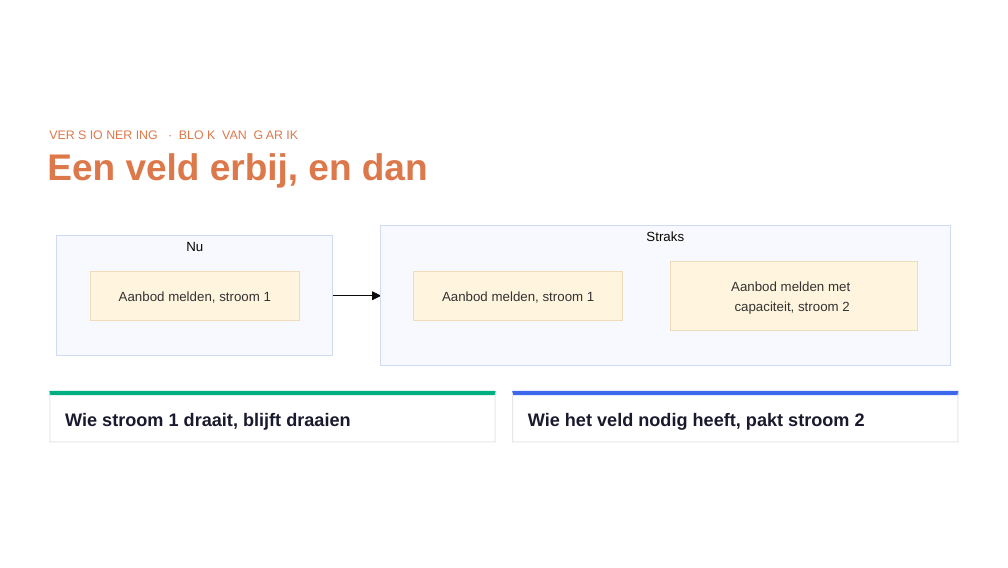
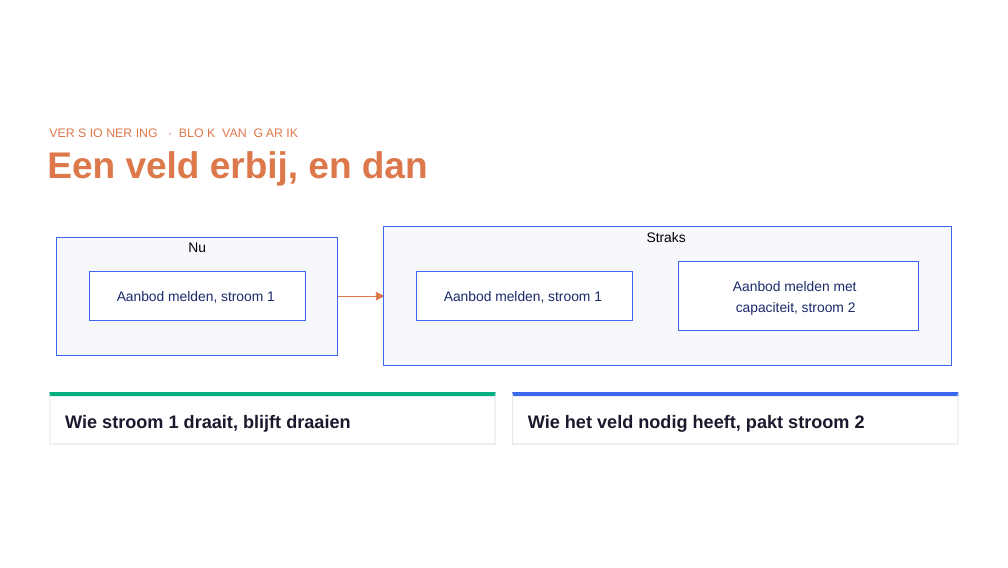
Before and after one commit to Npuls-OKx/meta, a slide deck: slide 39 of presentaties/export/260930_kerngroep_techniek/260930_kerngroep_techniek.pptx (slide 36 before the commit). Drawn at 1008x568 pixels with LibreOffice and Linux fonts; fonts in the diff are those of the drawing; background and template pictures are left out. Boxes give left, top, right and bottom in pixels: in the first picture for what was removed or moved away, otherwise in the second. Text is boxed around its words. In the diff, an @@ line names an element or a change of style, - is before the commit and + after.

```diff
--- a/presentaties/export/260930_kerngroep_techniek/260930_kerngroep_techniek.pptx
+++ b/presentaties/export/260930_kerngroep_techniek/260930_kerngroep_techniek.pptx
@@ freeform shape at [56, 237, 338, 354]: fill #F7F9FF to #F7F8FB @@
@@ freeform shape at [56, 237, 338, 354]: outline #CFDBF3 0.68 pt to #3D68EC 0.65 pt @@
@@ freeform shape: place and size @@
-freeform shape at [57, 236, 333, 355]
+freeform shape at [56, 237, 338, 354]
@@ freeform shape: place and size @@
-freeform shape at [57, 236, 333, 355]
+freeform shape at [56, 237, 338, 354]
@@ text "Nu" at [188, 242, 206, 252]: size 9.7 to 10.1 pt, text colour #080600 to #000000 @@
@@ freeform shape at [384, 227, 952, 365]: fill #F7F9FF to #F7F8FB @@
@@ freeform shape at [384, 227, 952, 365]: outline #CFDBF3 0.68 pt to #3D68EC 0.65 pt @@
@@ text "Straks" at [647, 232, 686, 242]: size 9.7 to 10.1 pt, text colour #080600 to #000000 @@
@@ freeform shape: place and size @@
-freeform shape at [670, 262, 917, 330]
+freeform shape at [678, 262, 918, 331]
@@ freeform shape: place and size @@
-freeform shape at [670, 262, 917, 330]
+freeform shape at [678, 262, 918, 331]
@@ freeform shape: place and size @@
-freeform shape at [90, 271, 299, 320]
+freeform shape at [89, 271, 305, 320]
@@ freeform shape: place and size @@
-freeform shape at [90, 271, 299, 320]
+freeform shape at [89, 271, 305, 320]
@@ 5 freeform shapes: place and size @@
-5 freeform shapes at [333, 226, 951, 366]
+5 freeform shapes at [338, 227, 952, 365]
@@ freeform shape at [338, 296, 380, 296]: outline #0B0B0B 0.68 pt to #DD784B 0.65 pt @@
@@ freeform shape at [376, 292, 384, 300]: fill #0B0B0B to #DD784B @@
@@ freeform shape at [376, 291, 385, 300]: fill #0B0B0B to #DD784B @@
@@ fill #FFF4DD to #FFFFFF in 3 elements at [89, 271, 305, 320], [678, 262, 918, 331], [416, 271, 632, 320] @@
@@ outline #EEDDBB 0.68 pt to #3D68EC 0.65 pt in 3 elements at [89, 271, 305, 320], [678, 262, 918, 331], [416, 271, 632, 320] @@
@@ freeform shape: place and size @@
-freeform shape at [414, 271, 623, 320]
+freeform shape at [416, 271, 632, 320]
@@ freeform shape: place and size @@
-freeform shape at [414, 271, 623, 320]
+freeform shape at [416, 271, 632, 320]
@@ size 9.7 to 10.1 pt, text colour #333333 to #1B2A6B in 4 elements at [736, 302, 856, 315], [117, 291, 275, 303], [733, 281, 857, 291], [444, 291, 602, 303] @@
@@ outline redrawn in 10 elements at [49, 392, 496, 396], [512, 392, 959, 396], [49, 392, 496, 444], [512, 392, 959, 444], [49, 443, 496, 444], [512, 443, 959, 444], [495, 392, 496, 444], [49, 392, 50, 444], [512, 392, 513, 444], [958, 392, 959, 444] @@
```
Also in this commit, not shown: 19 other slides changed, 8 slides added, 2 slides removed, 3 other files.
